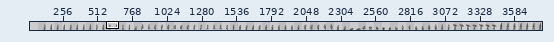
Pixel-art file, stored at support/seraphina-table-48-48.aseprite. The picture above shows the old version from afar; the outline marks the close-up.
Close-up. Old version:
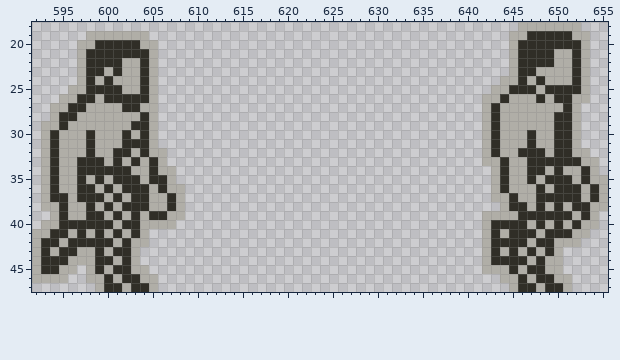
3696x48 pixels, 1 frame. Shown: x 592..655, y 18..47. The old version is drawn lined up with the new one, on the new canvas. The wide view leaves out empty margins. The commit also changed other parts of the picture, which this record leaves out.
After:
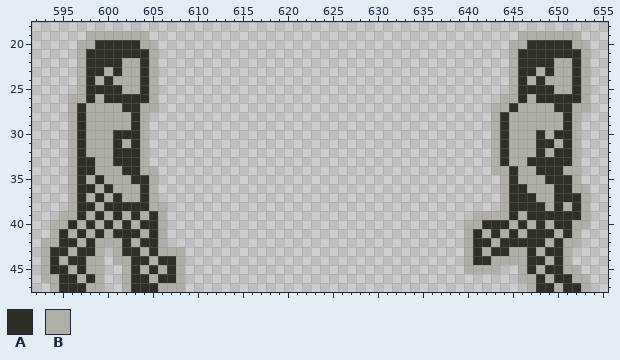
Palette (. is transparent): A #302e27  B #b0aea7
Change:
canvas 3696x48 -> 3792x48, the old top-left corner now at 96,0
@@ x 592..655 @@
-18 ......................................................BBBBBBB...
-19 ......BBBBBBB........................................BBAAAAABB..
-20 .....BBAAAAABB.......................................BAAAAAAAB..
-21 .....BAAAAAAAB.......................................BAAAABBAB..
+18 ................................................................
+19 ......BBBBBBB.........................................BBBBBBB...
+20 .....BBAAAAABB.......................................BBAAAAABB..
+21 .....BAAAAAAAB.......................................BAAAAAAAB..
 22 .....BAAAABBAB.......................................BAAAABBAB..
-23 .....BAABABBAB.......................................BAABBBBAB..
-24 .....BABABBBAB......................................BBABABBBAB..
-25 ....BBAAAABBAB.....................................BBAAABAAAAB..
-26 ...BBAABAAAAAB....................................BBABBBABAABB..
-27 ..BBAABBBBAABB....................................BABBBBBBBAB...
-28 ..BAABBBBBBBAB....................................BABBBBBBAAB...
-29 .BBABBBBBBBAAB....................................BABBBBBBAAB...
-30 .BABBBABBBABAB....................................BABBBABBAAB...
-31 .BABBBABBBAAAB....................................BABBBABBAAB...
-32 .BABBBABBAABABB...................................BABBAAABAABB..
-33 .BABBAAABABABAB...................................BBABBAAAAAABB.
-34 .BABBAAAAAABBABB...................................BABBAABABBAB.
-35 .BABBABABAAABAAB...................................BABBABAAABABB
-36 .BABBAABABAAABABB..................................BABBBABAAABAB
-37 .BAABAAABABAABBAB..................................BBABBAAAAABAB
-38 .BBABBABABAAABBAB...................................BAABABABAABB
-39 ..BABBAABABABAABB.................................BBBBAAAAAABAB.
-40 .BBAAAAAABAABBBB..................................BAAAABABABABB.
-41 BBAABABABABAB.....................................BABAAABAAABB..
-42 BAABAAAAABABB.....................................BAAAABAABBB...
-43 BABAABBABAAB......................................BABABABAB.....
-44 BAAABBBAABAB......................................BAAAABABB.....
-45 BAABB.BABAABB.....................................BBBABAABB.....
-46 BBBB..BBABAABB......................................BBABAABB....
-47 .......BAABAAB.......................................BAABAAB....
+23 .....BAABABBAB.......................................BAABABBAB..
+24 .....BABABBBAB.......................................BABABBBAB..
+25 .....BAAAABBAB.......................................BAAAABBAB..
+26 ....BBABAAAAAB......................................BBABAAAAAB..
+27 ....BABBBBAABB.....................................BBABBBBAABB..
+28 ....BABBBBBAB......................................BABBBBBBAB...
+29 ....BABBBBBAB......................................BABBBBBBAB...
+30 ....BABBBAAAB......................................BABBBABAAB...
+31 ....BABBBABAB......................................BABBBAABAB...
+32 ....BABBBAAAB......................................BABBBABAAB...
+33 ....BAABBAAAB......................................BABBAAAAAB...
+34 ....BAABBBAABB.....................................BBABBAAABB...
+35 ....BABABBBAAB......................................BABBBAAAB...
+36 ....BAABABBBAB......................................BAABBBAABB..
+37 ....BABABABBAB......................................BAAABBAAAB..
+38 ....BAABAAAAABB.....................................BAAAABABAB..
+39 ...BBABABABABAB..................................BBBBABAAAAAAB..
+40 ..BBABABABABAAB.................................BBAAABABABAABB..
+41 ..BABABABAAABAB.................................BABABABAAABAB...
+42 .BBAABABBBABAAB.................................BAABAAAAABABB...
+43 .BAABAAB.BAABABBB...............................BABAABBABAAB....
+44 .BABAABB.BBAABAAB...............................BAABBBBAABAB....
+45 .BAABABB..BABABAB...............................BBBB..BABAABB...
+46 .BBAABAB..BAABAAB.....................................BBABAABB..
+47 ..BAAABB..BAAABBB......................................BAABAAB..
Pixel boxes of the changes (left, top, right, bottom) in both close-ups:
changed: (464, 22, 608, 292)
changed: (32, 85, 185, 292)
